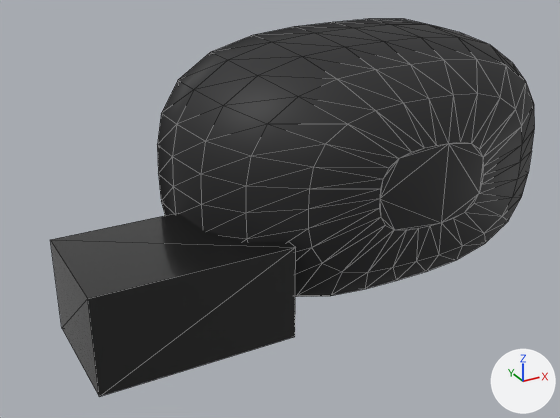
The glTF model e36/out/parts/mirror_L.glb: old version first, new version second.
One viewpoint serves both versions: a 50 mm camera at (-0.056, -0.223, 0.133) aimed at (0.071, 0.009, 0.017). Lighting does not change. The marker at lower right points along +X, +Y and +Z. The picture after the commit comes second. Mesh edges are drawn as thin lines. Vertices at exactly the same position are counted once.

Names of what the first picture shows: 'mirror_L'.
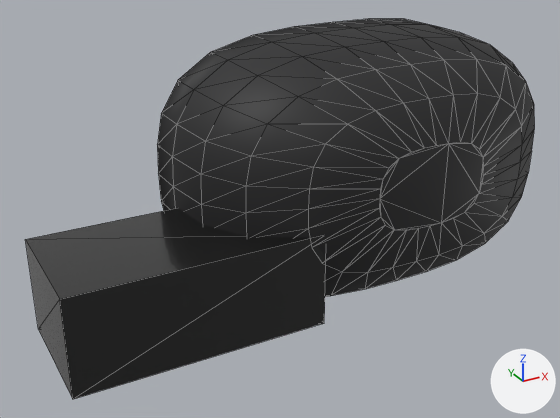
The newer file is also turned or shifted as a whole; pictures and numbers use the older file's frame.

Boxes (x1, y1, x2, y2) around the edits, measured in the pictures (560 x 418 px; the box of a moved part takes in the faces that stretch with it):
'mirror_L', reshaped
    before: (50, 19, 535, 397)
    after: (25, 19, 535, 399)
part 1 of me_mirror_l, moved or reshaped
    before: (50, 213, 296, 397)
    after: (25, 208, 326, 399)

The change, as a diff of the scene's bpy script:
```diff
--- a/e36/out/parts/mirror_L.glb.py
+++ b/e36/out/parts/mirror_L.glb.py
@@ me_mirror_l @@
 # used by ob_mirror_l; location = (0.0, 0.0, 0.0)
-me_mirror_l.from_pydata(...)  # 205 vertices, 402 faces; spans x -0.01..0.188, y -0.028..0.04, z -0.023..0.077
+me_mirror_l.from_pydata(...)  # 205 vertices, 402 faces; spans x -0.018..0.188, y -0.028..0.04, z -0.023..0.077
+# me_mirror_l part 1: the loose piece of 8 vertices spanning x -0.01..0.06, y -0.022..0.023, z -0.018..0.017 is scaled about its middle by (1.29, 1, 1), then moved by (0.002, 0.0, 0.002)
 me_mirror_l.materials.append(mat_plastic_black)
```
